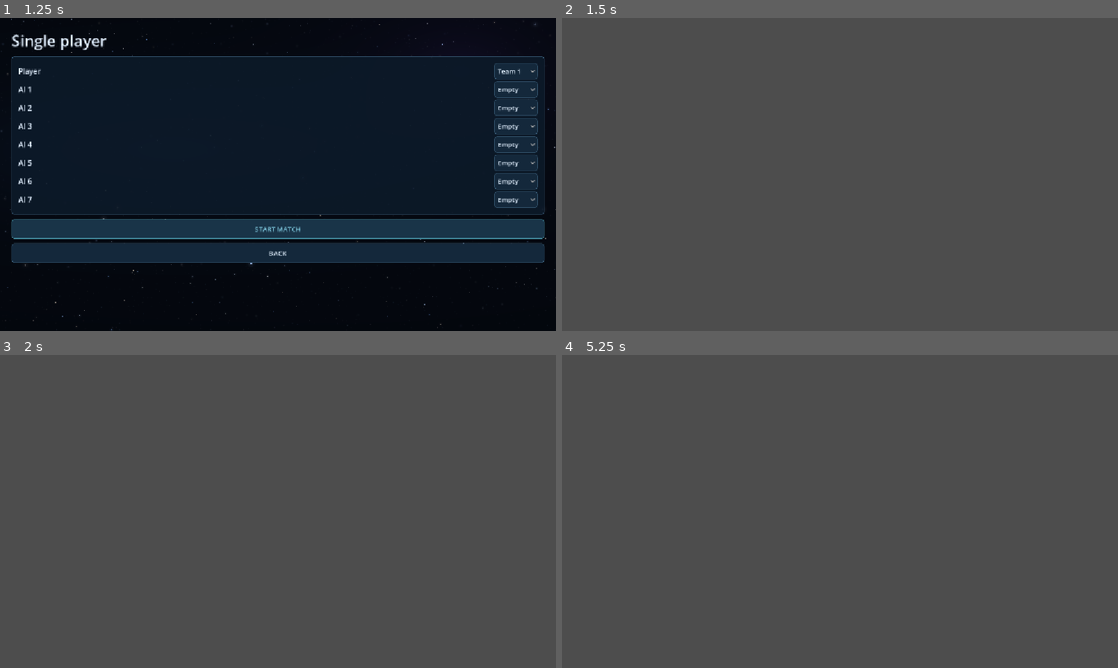
Above: before the commit, frames 1-4 (two rows, left to right).
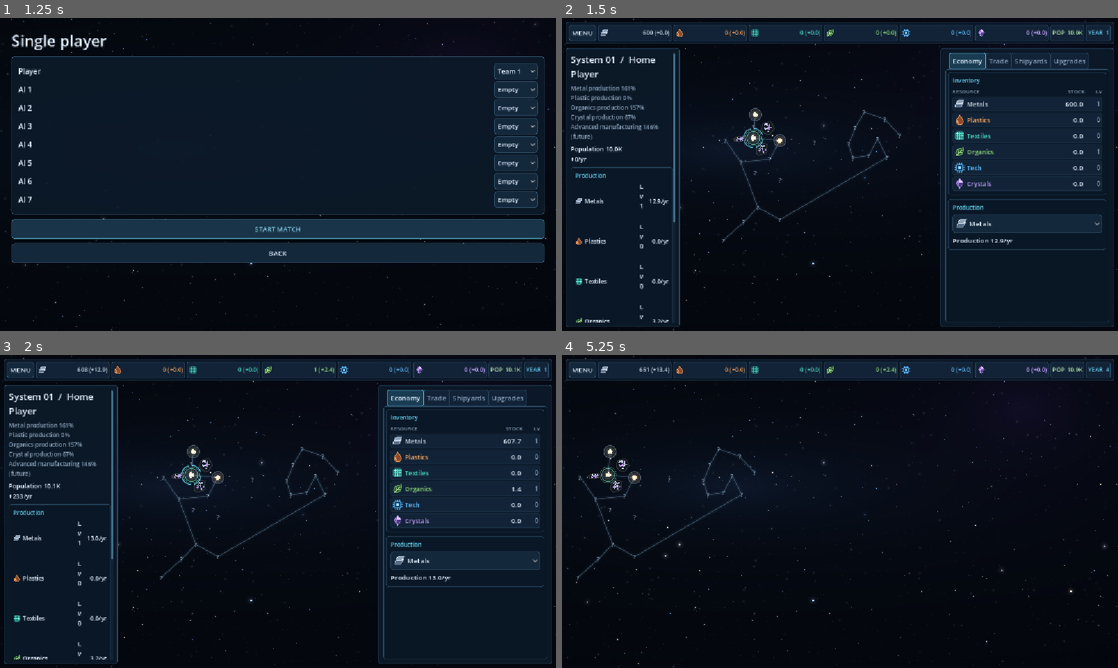
Above: after the commit, the same moments.

Repository: Allumnium/krangblade
Game: Godot game, scene res://scenes/main.tscn
The game is run twice, just before and just after one commit, with the same random seed, the same clock (stepped at 60 frames per second) and the same inputs.
Inputs (mouse positions are in pixels of both pictures, inside the frame that each line leads up to):
- Up to frame 1 (1.25 s): click "SINGLE PLAYER" at 0.5 s
- Up to frame 2 (1.5 s): click "START MATCH" at 1.25 s
- Up to frame 3 (2 s): no input
- Up to frame 4 (5.25 s): click (1029, 561) at 2 s, where only the run after the commit has a clickable "Metals"; click (584, 370) at 2.75 s, where only the run after the commit has a clickable "MENU"; click (873, 524) at 3.5 s, where only the run after the commit has a clickable "Resume"; move the mouse to (962, 495) at 4.27 s; hold D 4.28-5 s; click (962, 495) at 4.42 s; drag from (728, 527) to (812, 574) at 5.02 s

Frame 1 is identical in both runs. In frame 2, 99% of the frame differs, in the area x 0-100%, y 0-100%; in frame 3, 99%; in frame 4, 100%.
Error before the commit: Parse Error: There is already a variable named "row" declared in this scope. (res://scripts/match.gd:378)

Commit message:
Fix trade row variable name collision

Diff:
--- a/scripts/match.gd
+++ b/scripts/match.gd
@@ -375,20 +375,20 @@
     for resource in ECONOMY.RESOURCES:
         var logistics: VBoxContainer = HUD.section(trade_page, "")
         logistics.get_child(0).hide()
-        var row := HBoxContainer.new()
-        logistics.add_child(row)
+        var trade_row := HBoxContainer.new()
+        logistics.add_child(trade_row)
         var resource_icon := TextureRect.new()
         resource_icon.texture = HUD.ICONS[resource]
         resource_icon.custom_minimum_size = Vector2(18, 18)
         resource_icon.expand_mode = TextureRect.EXPAND_IGNORE_SIZE
         resource_icon.stretch_mode = TextureRect.STRETCH_KEEP_ASPECT_CENTERED
-        row.add_child(resource_icon)
+        trade_row.add_child(resource_icon)
         var name_label := _label(resource, 13)
         name_label.size_flags_horizontal = Control.SIZE_EXPAND_FILL
         name_label.add_theme_color_override("font_color", HUD.COLORS[resource])
-        row.add_child(name_label)
+        trade_row.add_child(name_label)
         var stock_label := _label("", 12)
-        row.add_child(stock_label)
+        trade_row.add_child(stock_label)
         trade_stock_labels[resource] = stock_label
         var slider := TradeRange.new()
         slider.custom_minimum_size.y = 56
